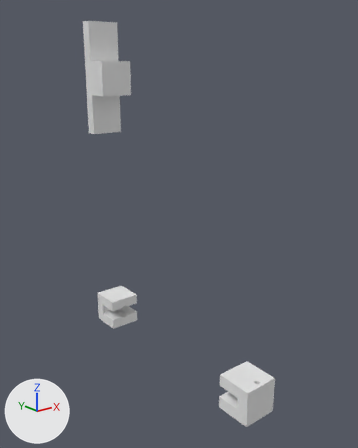
The Blender file shelf.blend, before and after one commit.
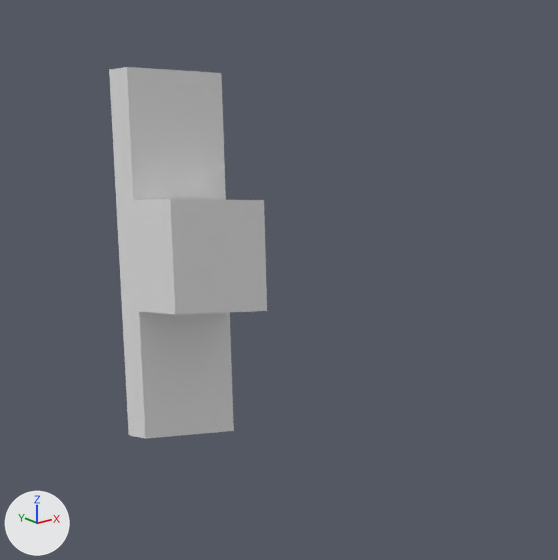
The first picture shows the older version from a camera (50 mm lens) standing at (241.0, -193.0, 146.0) and looking at (391.0, -5.0, 70.0). The close-ups show the older and then the newer version on the part from 14% to 61% of the width and 0% to 38% of the height of that picture. Only the edits that show in the close-ups are written down. Every picture has the same lights, and +X, +Y and +Z are marked at lower left.
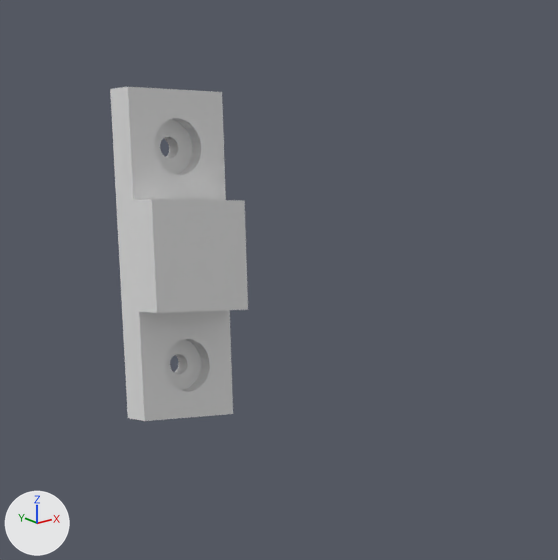
ob_cube_006 is not drawn itself; it is used by a modifier of ob_cube_005.

What changed in the scene script:
```text
Change ob_cube_005:
    ob_cube_005.scale: (9.0, 3.0, 30.0) -> (9.0, 3.0, 27.0)
    add _m = ob_cube_005.modifiers.new('Boolean.002', 'BOOLEAN')
    add _m.object = ob_cylinder_006
    add _m = ob_cube_005.modifiers.new('Boolean.003', 'BOOLEAN')
    add _m.object = ob_cylinder_007
    add _m = ob_cube_005.modifiers.new('Boolean.004', 'BOOLEAN')
    add _m.object = ob_cylinder_008
    add _m = ob_cube_005.modifiers.new('Boolean.005', 'BOOLEAN')
    add _m.object = ob_cylinder_009
Change ob_cube_006:
    ob_cube_006.location: (390.0, 54.0, 140.4) -> (390.0, 57.0, 140.4)
    ob_cube_006.scale: (9.0, 6.0, 9.0) -> (9.0, 3.0, 9.0)
Add ob_cylinder_007:
    ob_cylinder_007 = bpy.data.objects.new('Cylinder.007', me_cylinder_004.copy())  # the mesh of ob_cylinder_004
    ob_cylinder_007.location = (390.0, 63.0, 158.0)
    ob_cylinder_007.rotation_euler = (1.571, 0.0, 0.0)  # degrees (90, 0, 0)
    ob_cylinder_007.scale = (1.75, 1.75, 0.45)
    ob_cylinder_007.hide_set(True)  # wire or fog, not drawn
Add ob_cylinder_008:
    ob_cylinder_008 = bpy.data.objects.new('Cylinder.008', me_cylinder_001.copy())  # the mesh of ob_cylinder_001
    ob_cylinder_008.location = (390.0, 55.5, 122.0)
    ob_cylinder_008.rotation_euler = (-1.571, 0.0, 0.0)  # degrees (-90, 0, 0)
    ob_cylinder_008.scale = (1.12, 1.12, 5.0)
    ob_cylinder_008.hide_set(True)  # wire or fog, not drawn
Add ob_cylinder_009:
    ob_cylinder_009 = bpy.data.objects.new('Cylinder.009', me_cylinder_001.copy())  # the mesh of ob_cylinder_001
    ob_cylinder_009.location = (390.0, 55.5, 158.0)
    ob_cylinder_009.rotation_euler = (-1.571, 0.0, 0.0)  # degrees (-90, 0, 0)
    ob_cylinder_009.scale = (1.12, 1.12, 5.0)
    ob_cylinder_009.hide_set(True)  # wire or fog, not drawn
Add ob_cylinder_006:
    ob_cylinder_006 = bpy.data.objects.new('Cylinder.006', me_cylinder_004.copy())  # the mesh of ob_cylinder_004
    ob_cylinder_006.location = (390.0, 63.0, 122.0)
    ob_cylinder_006.rotation_euler = (1.571, 0.0, 0.0)  # degrees (90, 0, 0)
    ob_cylinder_006.scale = (1.75, 1.75, 0.45)
    ob_cylinder_006.hide_set(True)  # wire or fog, not drawn
```

Boxes (x1, y1, x2, y2) around the edits, measured in the close-ups (558 x 560 px):
'Cube.005', rescaled, modifiers changed, moved (13% narrower, 10% shorter)
    before: (109, 67, 267, 439)
    after: (110, 87, 248, 421)
